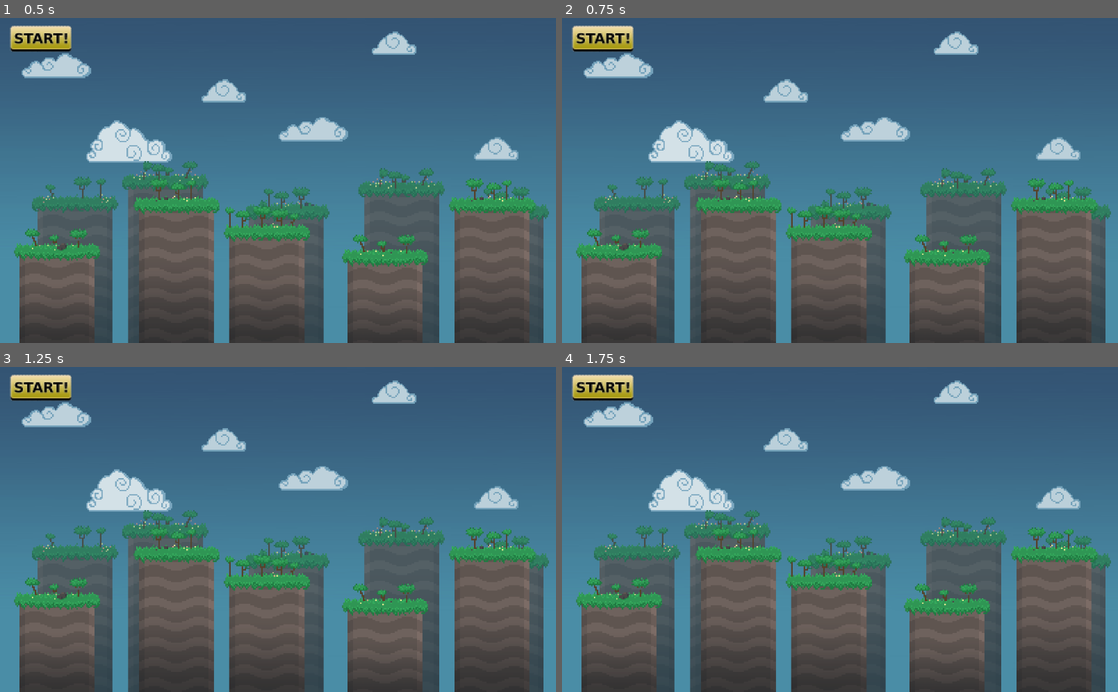
Above: before the commit, frames 1-4 (two rows, left to right).
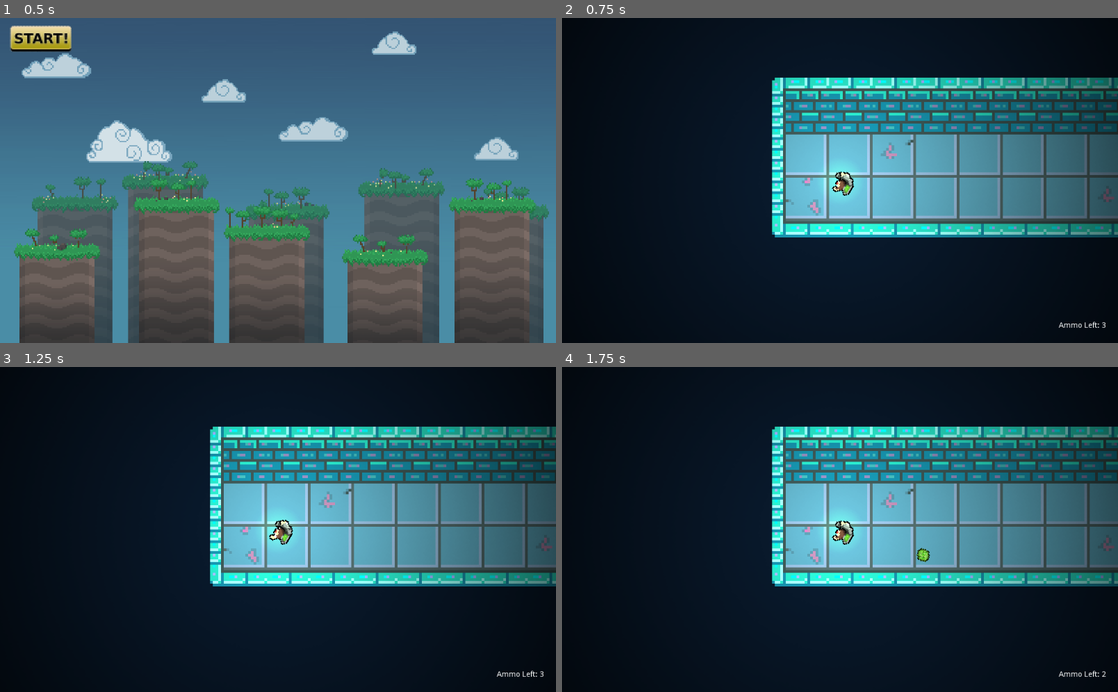
Above: after the commit, the same moments.

Repository: godofecht/Decomposition-Godofecht
Game: Godot game, scene res://SplashScreen/Background.tscn
Same seed, same stepped clock (60 frames per second), same inputs: the game is played once before the commit and once after it.
Inputs (mouse positions are in pixels of both pictures, inside the frame that each line leads up to):
- Up to frame 1 (0.5 s): no input
- Up to frame 2 (0.75 s): click (617, 47) at 0.5 s
- Up to frame 3 (1.25 s): no input
- Up to frame 4 (1.75 s): click (617, 396) at 1.27 s

Frame 1 is identical in both runs. In frame 2, 97% of the frame differs, in the area x 0-100%, y 0-100%; in frame 3, 97%; in frame 4, 97%.

Commit message:
fixing broken start button

Diff:
--- a/SplashScreen/StartGame.gd
+++ b/SplashScreen/StartGame.gd
@@ -11,7 +11,7 @@
 	pass
 
 func _pressed():
-	get_tree().change_scene("res://World/World.tscn")
+	get_tree().change_scene("res://World/Level1.tscn")
 
 # Called every frame. 'delta' is the elapsed time since the previous frame.
 #func _process(delta):
